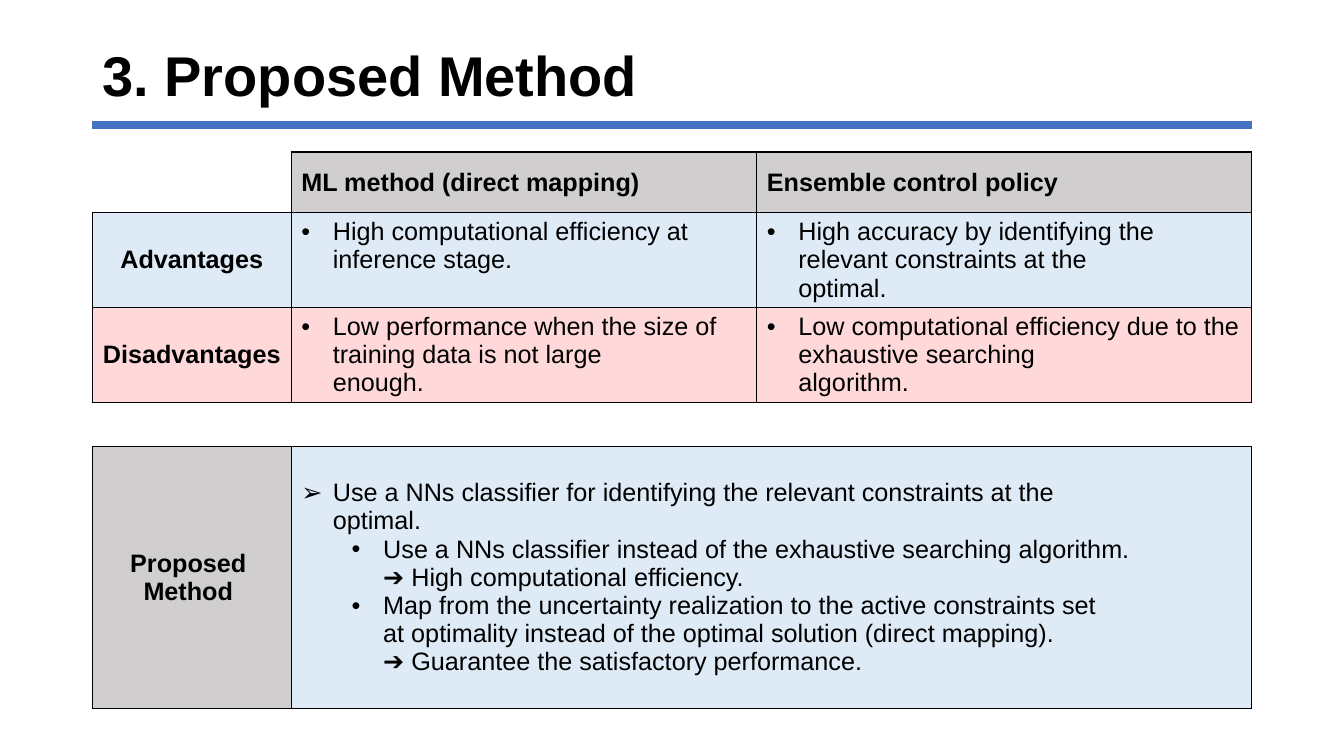
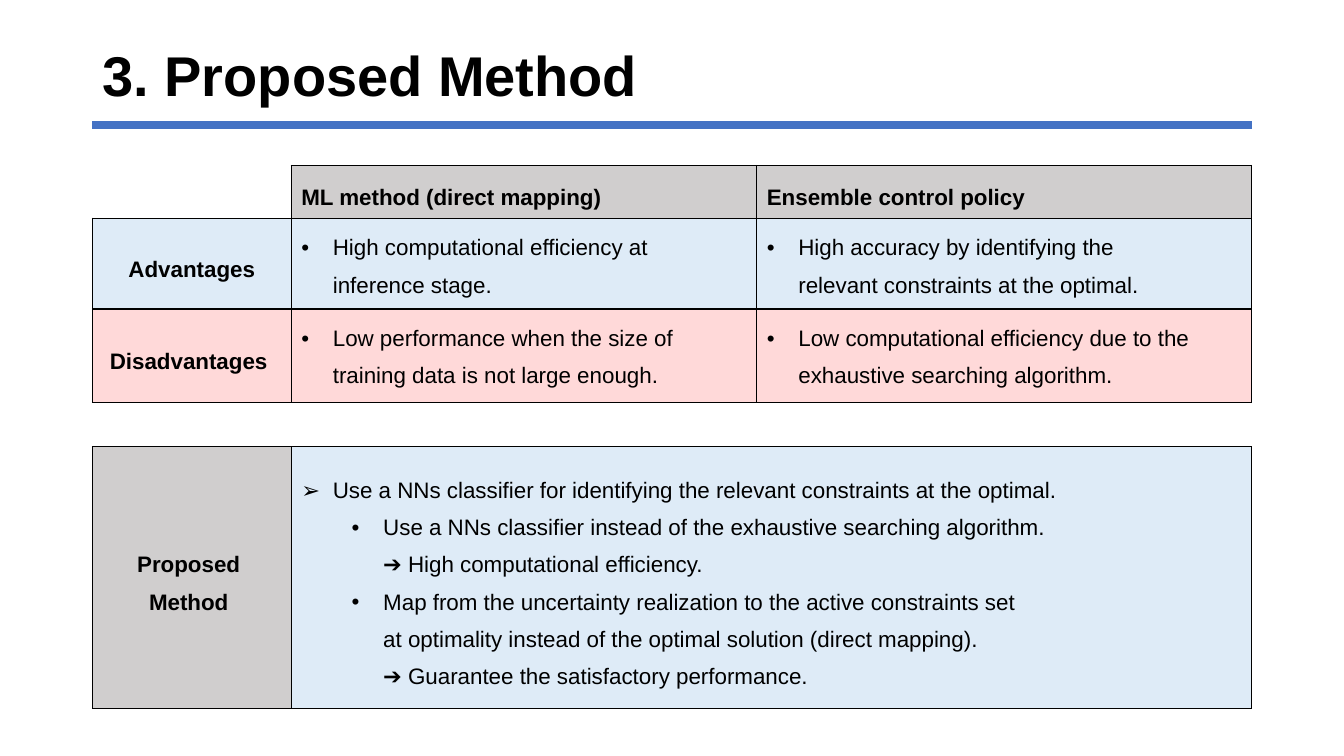
Before and after one commit to jhyun0919/Project_EE394V_SPR2020, a slide deck: slide 7 of report/Park.pptx. Drawn at 1344x756 pixels with LibreOffice and Linux fonts; fonts in the diff are those of the drawing. Boxes give left, top, right and bottom in pixels: in the first picture for what was removed or moved away, otherwise in the second. Text is boxed around its words. In the diff, an @@ line names an element or a change of style, - is before the commit and + after.

```diff
--- a/report/Park.pptx
+++ b/report/Park.pptx
@@ table at <box>93,165,1252,402</box> @@
@@ size 18 to 16 pt @@
@@ line spacing 1 to 1.5 @@
@@ table: place and size @@
-table at <box>93,152,1252,414</box>
+table at <box>93,165,1252,402</box>
@@ table at <box>93,447,1252,708</box> @@
@@ size 18 to 16 pt @@
@@ line spacing 1 to 1.5 @@
```
Also in this commit, not shown: 7 other slides changed.
